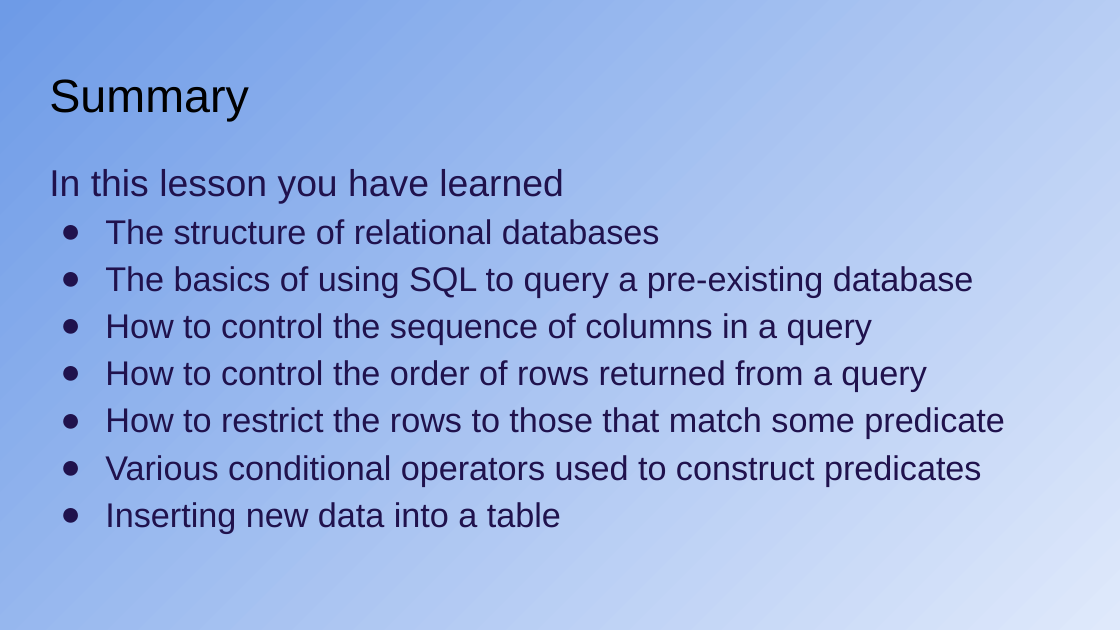
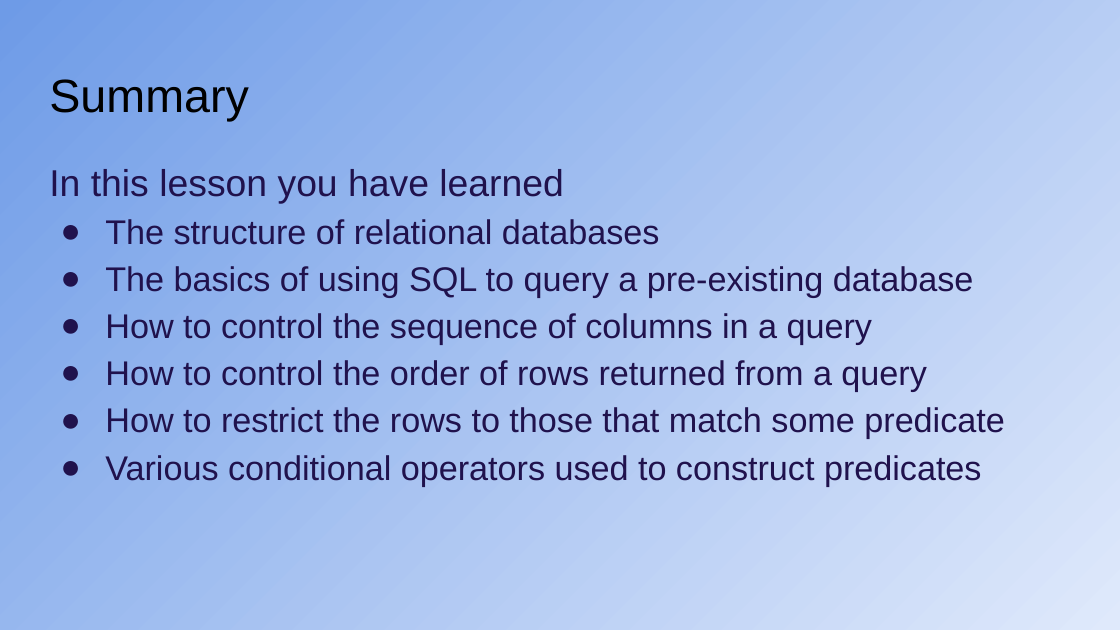
Before and after one commit to CodeYourFuture/syllabus, a slide deck: slide 39 of docs/db/db_b/week-1/CYF_DB_1.odp (slide 42 before the commit). Drawn at 1120x630 pixels with LibreOffice and Linux fonts; fonts in the diff are those of the drawing. Boxes give left, top, right and bottom in pixels: in the first picture for what was removed or moved away, otherwise in the second. Text is boxed around its words. In the diff, an @@ line names an element or a change of style, - is before the commit and + after.

```diff
--- a/docs/db/db_b/week-1/CYF_DB_1.odp
+++ b/docs/db/db_b/week-1/CYF_DB_1.odp
@@ text at (x1=105, y1=502, x2=561, y2=533): paragraph removed @@
-● Inserting new data into a table
```
Also in this commit, not shown: 1 other slide changed, 1 slide added, 4 slides removed, 1 other file.
